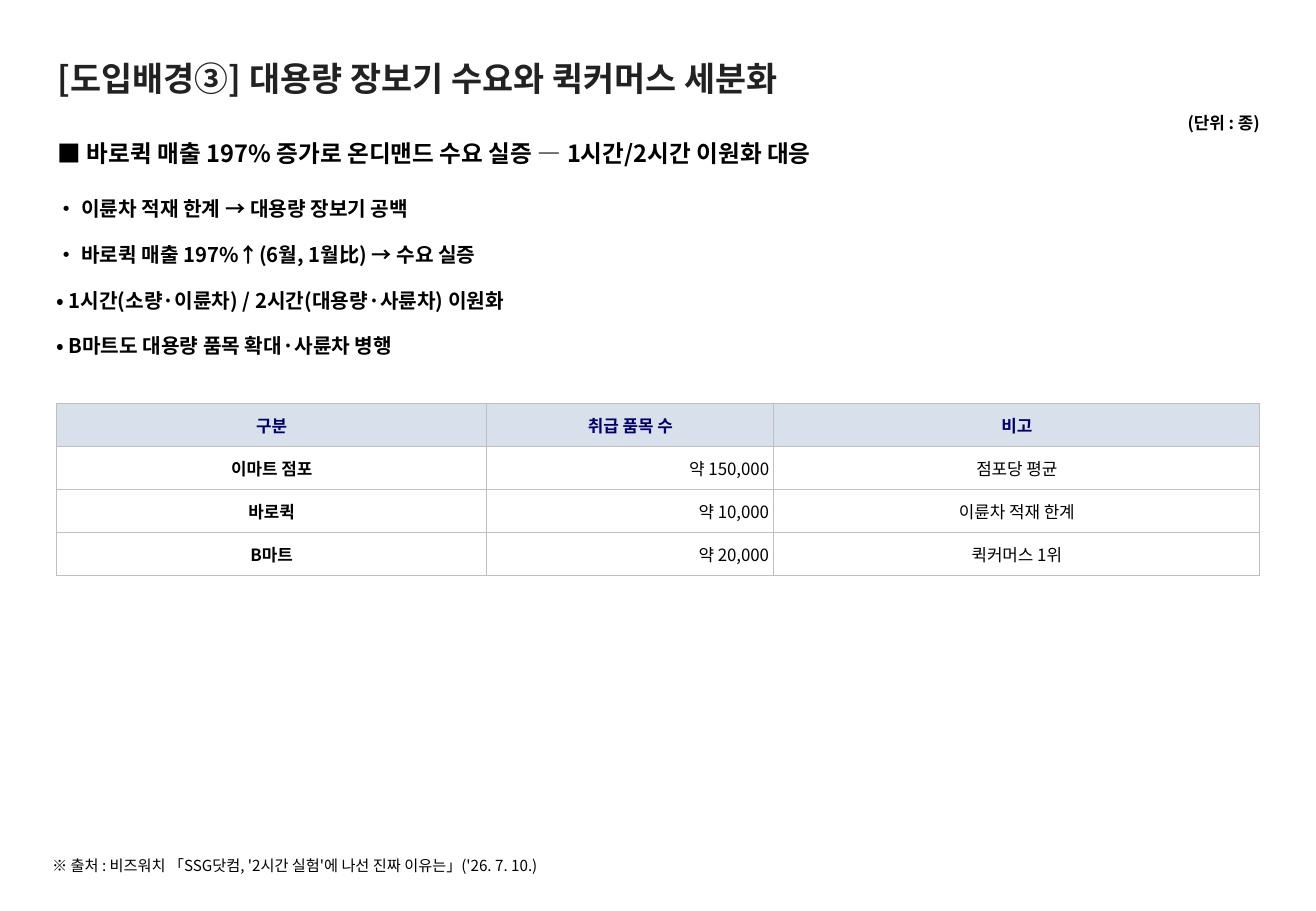
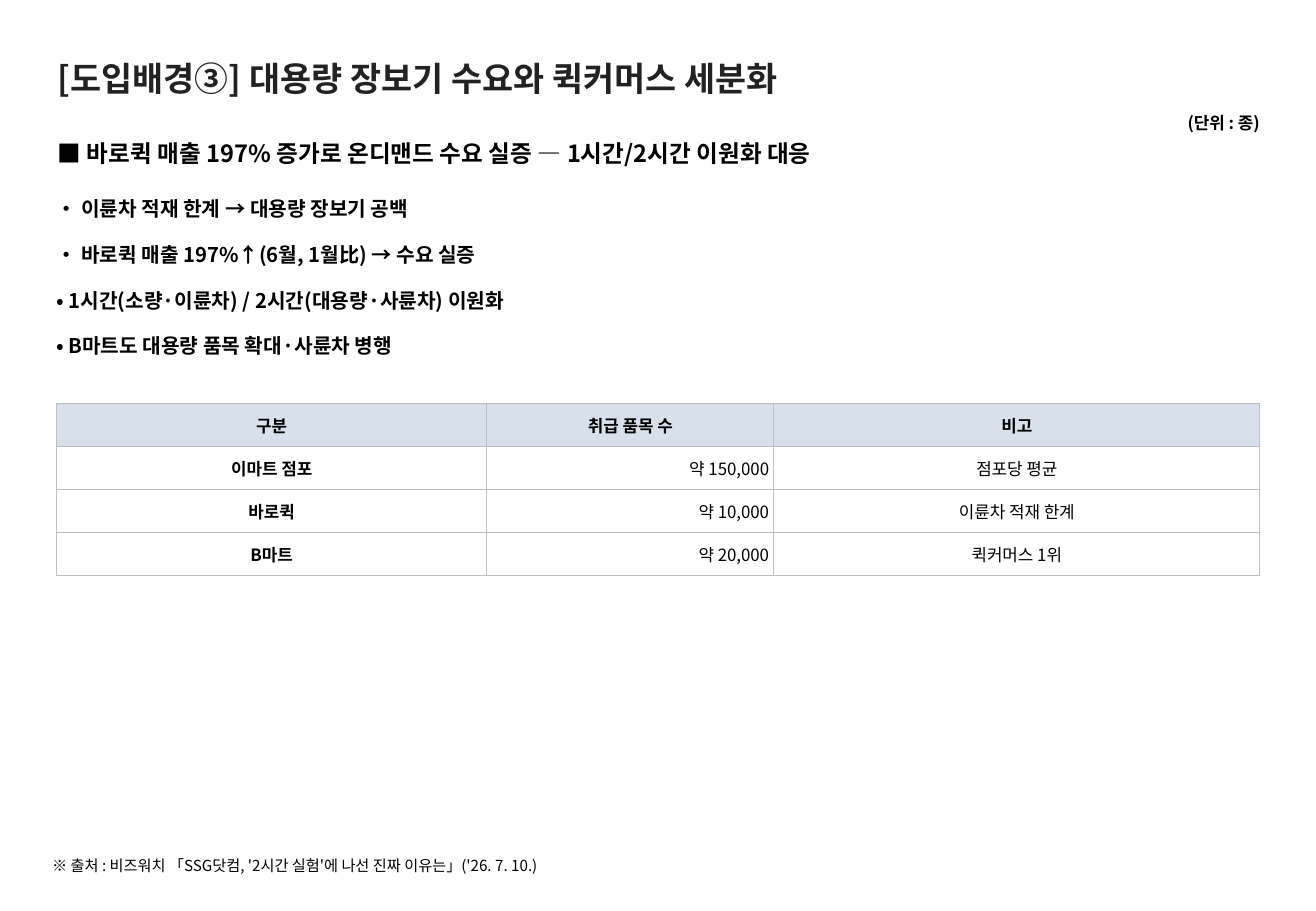
Before and after one commit to avoseed/web1, a slide deck: slide 5 of reports/ssg-delivery-report.pptx. Drawn at 1316x911 pixels with LibreOffice and Linux fonts; fonts in the diff are those of the drawing. Boxes give left, top, right and bottom in pixels: in the first picture for what was removed or moved away, otherwise in the second. Text is boxed around its words. In the diff, an @@ line names an element or a change of style, - is before the commit and + after.

```diff
--- a/reports/ssg-delivery-report.pptx
+++ b/reports/ssg-delivery-report.pptx
@@ table at (x1=56, y1=403, x2=1259, y2=576) @@
@@ text colour #000066 to #000000 in "구분", "취급 품목 수", "비고" @@
```
Also in this commit, not shown: 3 other slides changed, 3 other files.
